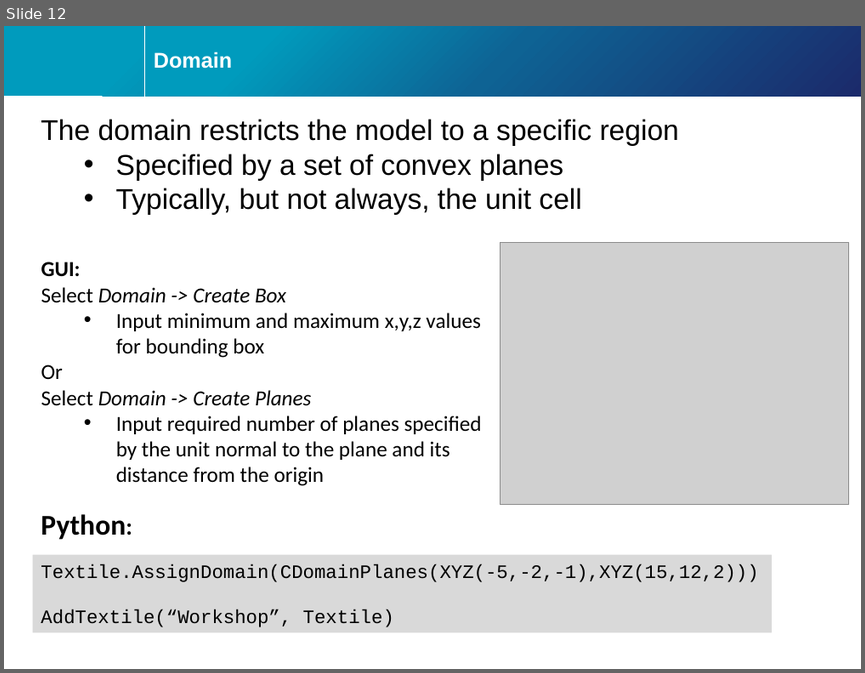
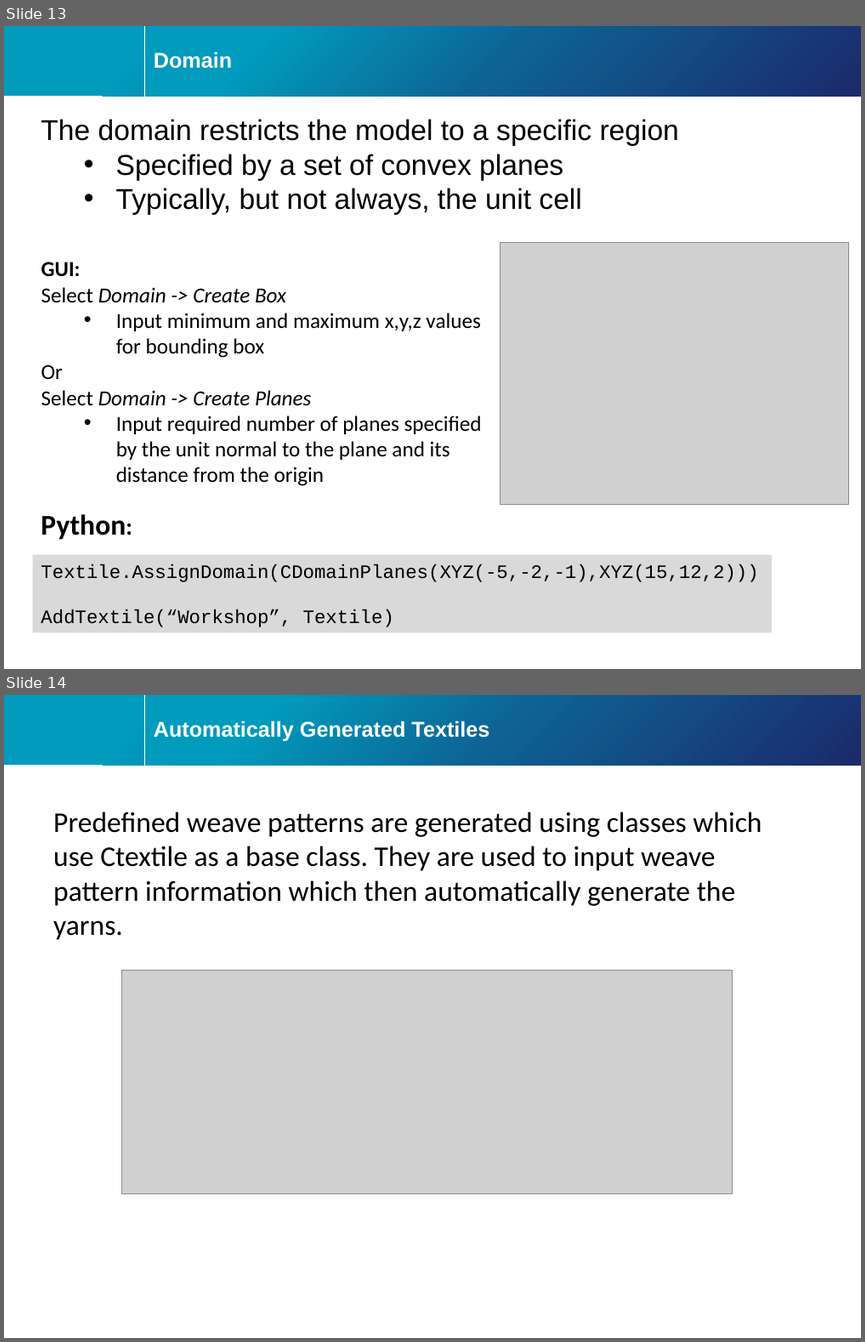
Before and after one commit to louisepb/ICMAC2018-Workshop, a slide deck: ICMAC TexGen workshop 2018.pptx. Shown one above the other, each under a label of ours: slide 12 before the commit, slides 13 and 14 after it. The pictures are 865x673 and 865x1342 pixels, drawn with LibreOffice and Linux fonts; fonts in the diff are those of the drawing; grey boxes stand for pictures; background and template pictures are left out. Boxes give left, top, right and bottom in pixels: in the first picture for what was removed or moved away, otherwise in the second. Text is boxed around its words. In the diff, an @@ line names an element or a change of style, - is before the commit and + after.

```diff
--- a/ICMAC TexGen workshop 2018.pptx
+++ b/ICMAC TexGen workshop 2018.pptx
@@ slide 14 added at (x1=4, y1=695, x2=861, y2=1338), background #FFFFFF; not listed: 4 template elements that a slide beside it also shows @@
@@ title added at (x1=154, y1=721, x2=489, y2=742), 18 pt, text #FFFFFF, bold @@
+Automatically Generated Textiles
@@ text added at (x1=53, y1=811, x2=761, y2=940), 24 pt, text #000000 @@
+Predefined weave patterns are generated using classes which use Ctextile as a base class. They are used to input weave pattern information which then automatically generate the yarns.
@@ picture added at (x1=122, y1=970, x2=732, y2=1194) @@
@@ what was slide 12 is now slide 13 @@
```
Also in this commit, not shown: 5 other slides added, 1 other file.
